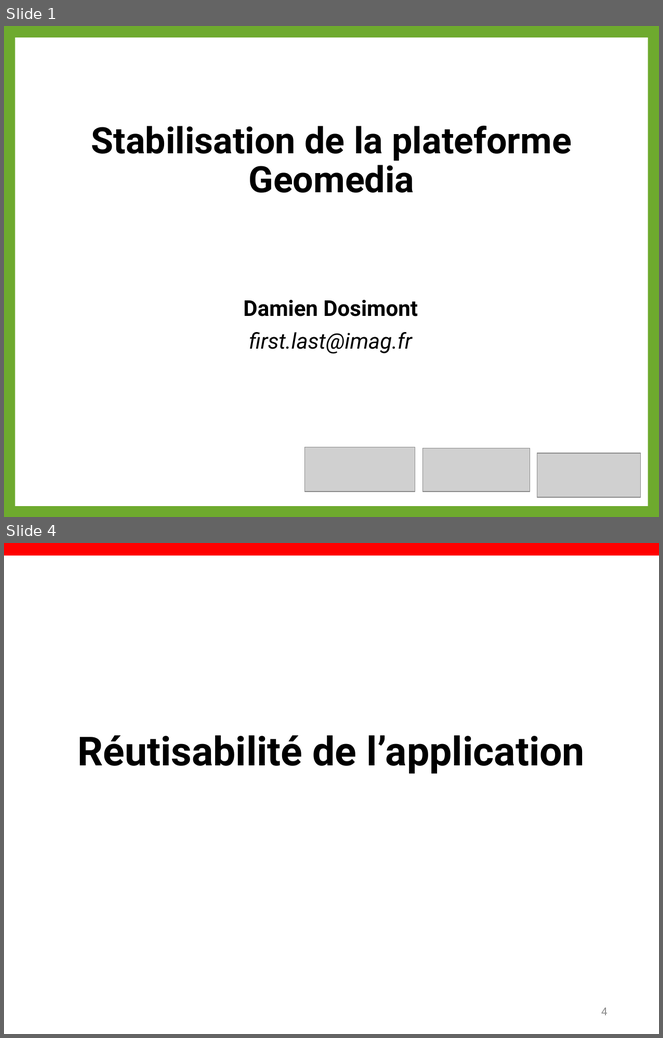
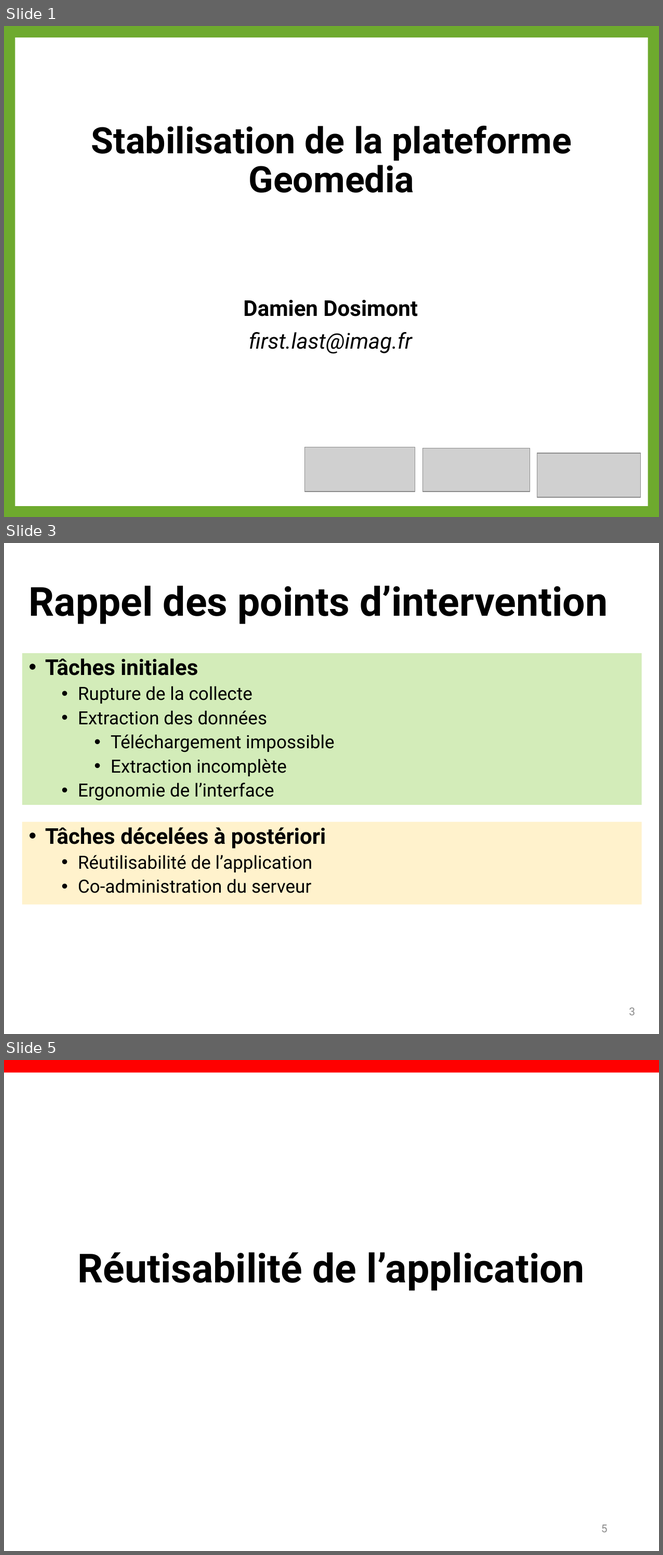
Before and after one commit to dosi-slides/2015_10_geomedia, a slide deck: slides.pptx. Shown one above the other, each under a label of ours: slides 1 and 4 before the commit, slides 1, 3 and 5 after it; the slides between them are not shown. The pictures are 663x1038 and 663x1555 pixels, drawn with LibreOffice and Linux fonts; fonts in the diff are those of the drawing; grey boxes stand for pictures; background and template pictures are left out. Boxes give left, top, right and bottom in pixels: in the first picture for what was removed or moved away, otherwise in the second. Text is boxed around its words. In the diff, an @@ line names an element or a change of style, - is before the commit and + after.

```diff
--- a/slides.pptx
+++ b/slides.pptx
@@ slide 3 added at <box>4,543,659,1034</box>, background #FFFFFF @@
@@ title added at <box>29,586,608,624</box>, 44 pt, text #000000, bold @@
+Rappel des points d’intervention
@@ text added at <box>22,653,642,805</box>, fill #D3ECB9, 20 pt, text #000000 @@
+• Tâches initiales
+  • Rupture de la collecte
+  • Extraction des données
+    • Téléchargement impossible
+    • Extraction incomplète
+  • Ergonomie de l’interface
@@ rectangle added at <box>22,822,642,905</box>, fill #FFF2CC, 20 pt, text #000000 @@
+• Tâches décelées à postériori
+  • Réutilisabilité de l’application
+  • Co-administration du serveur
@@ page number added at <box>629,1008,635,1016</box>, 12 pt, text #8C8C8C @@
+3
@@ what was slide 4 is now slide 5 @@
@@ page number at <box>601,1525,608,1533</box>: text changed @@
-4
+5
```
Also in this commit, not shown: 4 slides changed.
